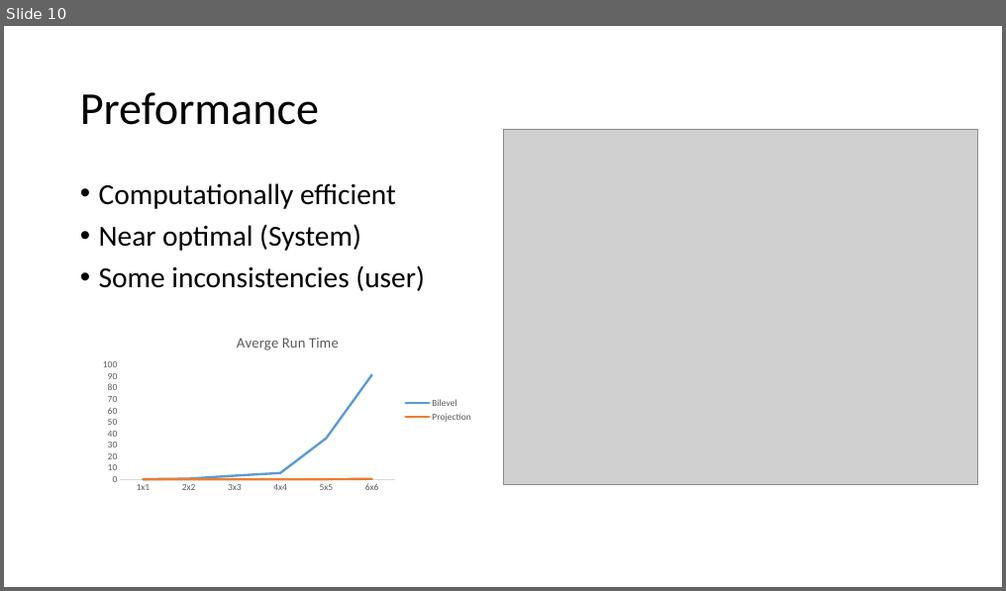
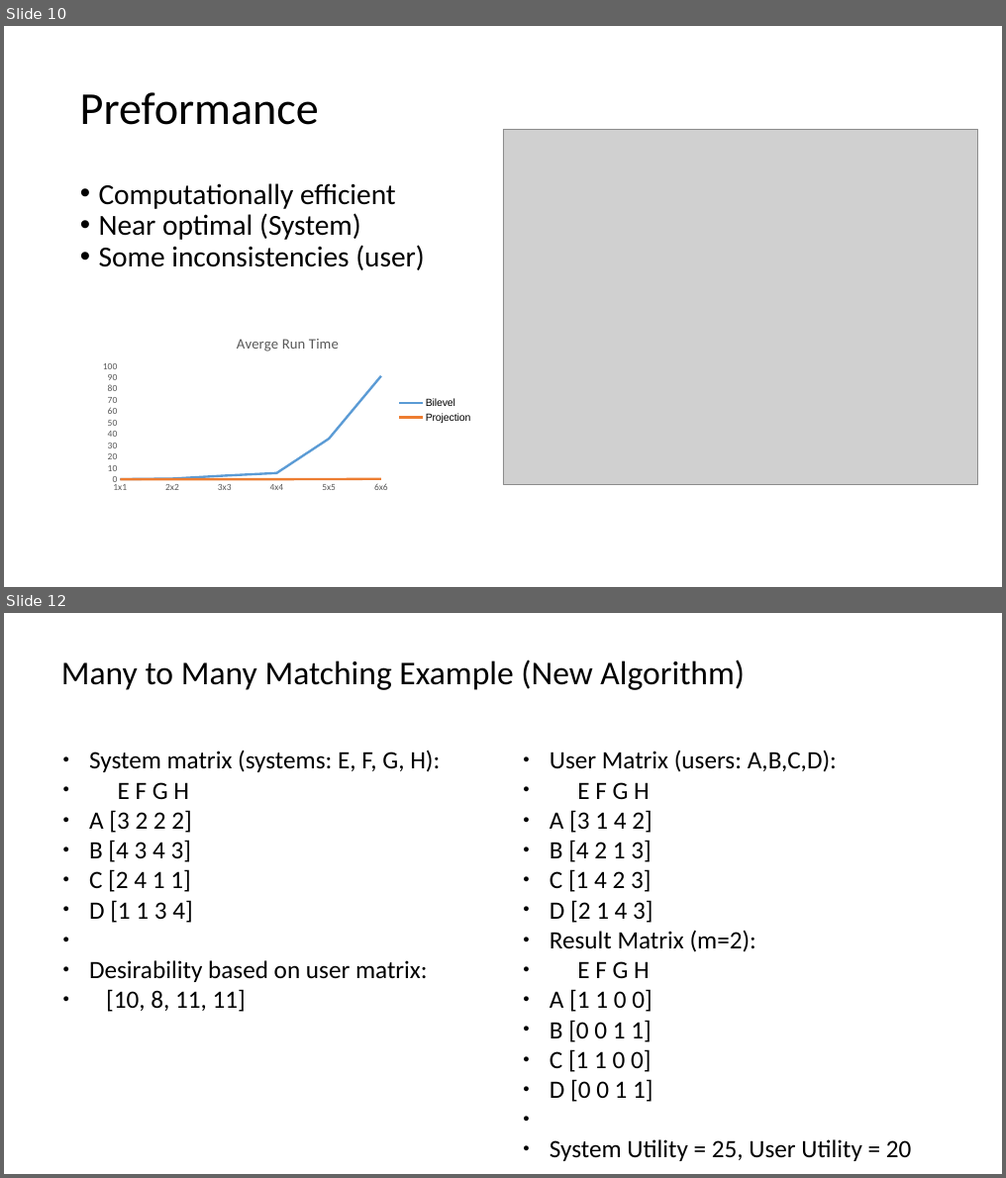
Before and after one commit to sirmarcis/CSP-Final-Project, a slide deck: CSP4.pptx. Shown one above the other, each under a label of ours: slide 10 before the commit, slides 10 and 12 after it; the slides between them are not shown. The pictures are 1006x591 and 1006x1178 pixels, drawn with LibreOffice and Linux fonts; fonts in the diff are those of the drawing; grey boxes stand for pictures. Boxes give left, top, right and bottom in pixels: in the first picture for what was removed or moved away, otherwise in the second. Text is boxed around its words. In the diff, an @@ line names an element or a change of style, - is before the commit and + after.

```diff
--- a/CSP4.pptx
+++ b/CSP4.pptx
@@ slide 12 added at box(4, 613, 1002, 1174), background #FFFFFF @@
@@ text added at box(61, 660, 745, 690), 32 pt, text #000000 @@
+Many to Many Matching Example (New Algorithm)
@@ text added at box(89, 750, 440, 1012), 24 pt, text #000000 @@
+● System matrix (systems: E, F, G, H):
+● E F G H
+● A [3 2 2 2]
+● B [4 3 4 3]
+● C [2 4 1 1]
+● D [1 1 3 4]
+● Desirability based on user matrix:
+● [10, 8, 11, 11]
@@ text added at box(549, 751, 912, 1161), 24 pt, text #000000 @@
+● User Matrix (users: A,B,C,D):
+● E F G H
+● A [3 1 4 2]
+● B [4 2 1 3]
+● C [1 4 2 3]
+● D [2 1 4 3]
+● Result Matrix (m=2):
+● E F G H
+● A [1 1 0 0]
+● B [0 0 1 1]
+● C [1 1 0 0]
+● D [0 0 1 1]
+● System Utility = 25, User Utility = 20
@@ slide 10 changed as well @@
@@ text "Computationally efficient" at box(99, 183, 425, 271): less space between paragraphs @@
@@ line chart at box(95, 323, 480, 497) @@
@@ title "Averge Run Time " to "Averge Run Time" @@
@@ legend changed @@
@@ category axis changed @@
@@ value axis changed @@
@@ lettering changed @@
```
Also in this commit, not shown: 9 other slides changed, 4 other slides added, 1 slide removed.
